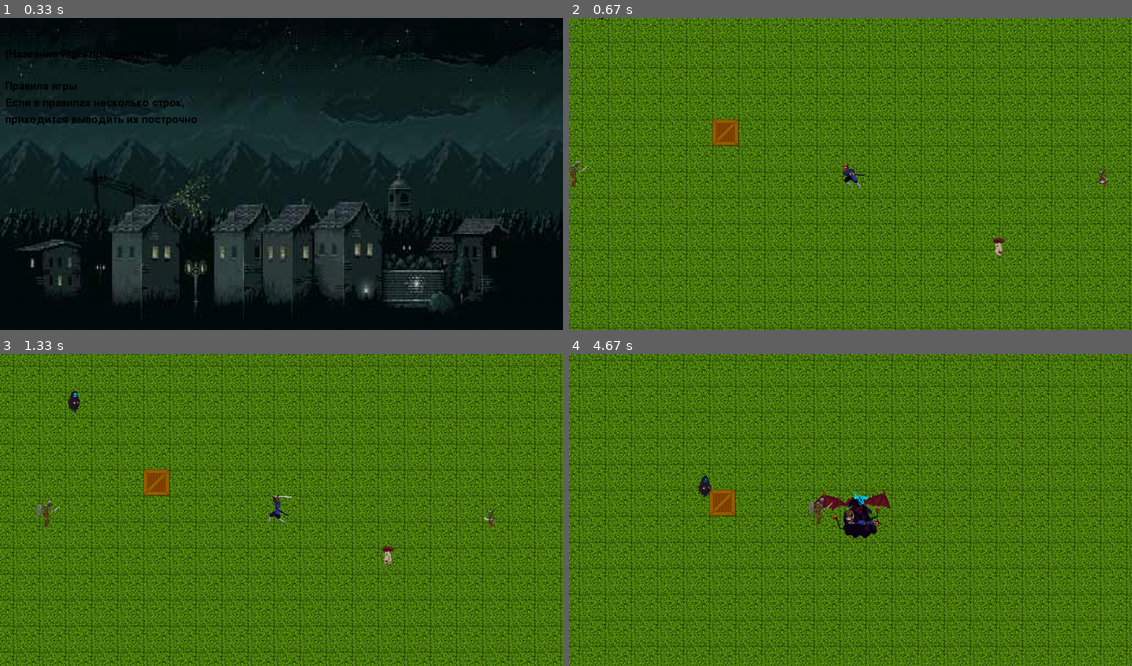
Above: before the commit, frames 1-4 (two rows, left to right).
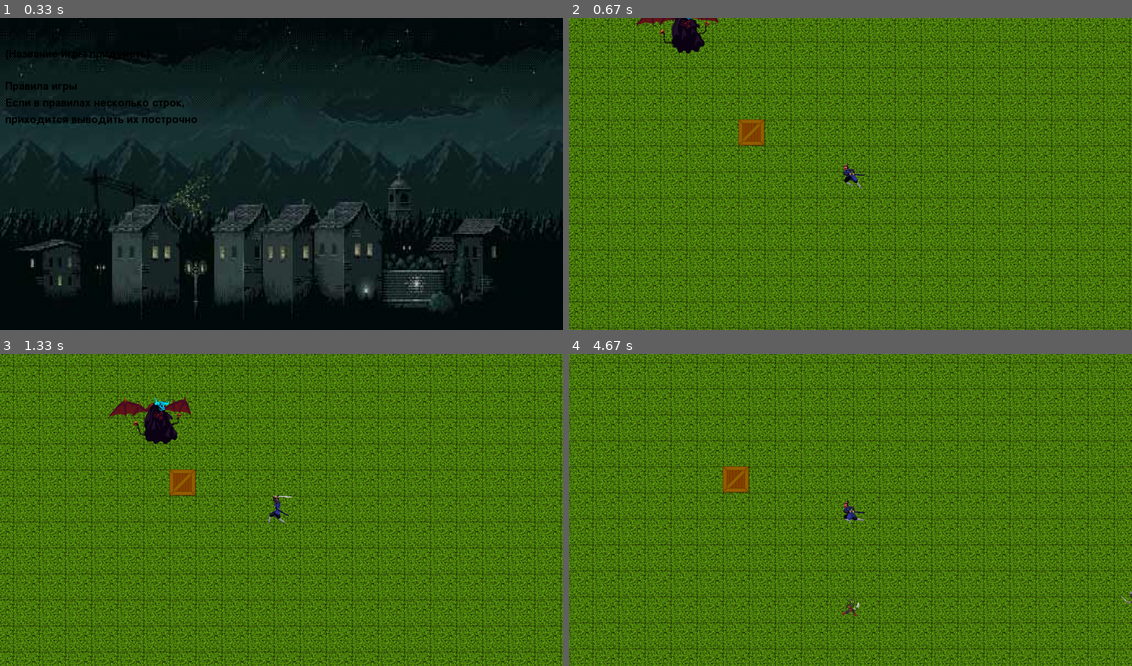
Above: after the commit, the same moments.

Repository: Saricie/pygame_yl
Game: pygame game, started from shitty_hack'n'slash.py
Two runs of this game, one before a commit and one after it. Both use one fixed random seed, a clock stepped at 60 frames per second and the inputs below.
Inputs (mouse positions are in pixels of both pictures, inside the frame that each line leads up to):
- Up to frame 1 (0.33 s): no input
- Up to frame 2 (0.67 s): hold Right from 0.33 s (still down); move the mouse to (827, 186) at 0.37 s
- Up to frame 3 (1.33 s): release Right at 0.8 s; click (287, 528) at 0.88 s; hold Up from 1.17 s (still down); click (146, 513) at 1.25 s
- Up to frame 4 (4.67 s): release Up at 1.47 s; hold Right 1.5-1.97 s; click (675, 463) at 1.58 s; hold Left 2-2.53 s; click (934, 400) at 2.08 s; hold Down 2.57-2.87 s; click (918, 538) at 2.65 s; hold Left 2.9-3.3 s; click (861, 403) at 2.98 s; hold Up 3.33-3.7 s; click (647, 500) at 3.42 s; hold Right 3.73-4.37 s; click (856, 541) at 3.82 s; hold Down from 4.4 s (still down); click (833, 456) at 4.48 s

Frame 1 is identical in both runs. In frame 2, 1.7% of the frame differs, in the area x 0-96%, y 0-77%; in frame 3, 2.1%; in frame 4, 52%, in the area x 0-100%, y 0-100%.

Commit message:
Класс Border

Diff:
--- a/data/map2.txt
+++ b/data/map2.txt
@@ -6,21 +6,21 @@
 .
 .
 .
-................d
+................
 .
 .
 .
-.............h
+.............d
 .
 .
 .
 .
 .
-...........s.......#..M..........g
+..........g.......#.M..........s
 .
 .
 .
-.............................m
+.............................
 .
 .
 .
--- a/shitty_hack'n'slash.py
+++ b/shitty_hack'n'slash.py
@@ -1,4 +1,5 @@
 import pygame
+# import pygame_gui
 import os
 import sys
 
@@ -10,6 +11,23 @@
         self.image = tile_images[tile_type]
         self.rect = self.image.get_rect().move(
             TILE_WIDTH * pos_x, TILE_HEIGHT * pos_y)
+
+
+# BORDER
+class Border(pygame.sprite.Sprite): # ttt
+    # строго вертикальный или строго горизонтальный отрезок
+    def __init__(self, x1, y1, x2, y2):
+        super().__init__(all_sprites, all_borders)
+        if x1 == x2:  # вертикальная стенка
+            self.add(vertical_borders)
+            self.image = pygame.Surface([1, y2 - y1])
+            self.image.fill((255, 255, 255))
+            self.rect = pygame.Rect(x1, y1, 1, y2 - y1)
+        else:  # горизонтальная стенка
+            self.add(horizontal_borders)
+            self.image = pygame.Surface([x2 - x1, 1])
+            self.image.fill((255, 255, 255))
+            self.rect = pygame.Rect(x1, y1, x2 - x1, 1)
 
 
 # CHARACTER
@@ -58,28 +76,46 @@
     def move(self, movement):
         if movement == 'UP':
             self.rect.y -= self.speed
-            for wall in walls_group:
-                if pygame.sprite.collide_mask(self, wall):
-                    self.rect.y += self.speed
-                    break
+            ''''if not pygame.sprite.spritecollide(self, horizontal_borders, False):
+                for border in horizontal_borders:
+                    if not pygame.sprite.collide_mask(self, border):
+                        self.rect.y -= self.speed
+                for wall in walls_group:
+                    if pygame.sprite.collide_mask(self, wall):
+                        self.rect.y += self.speed
+                        break
+            else:
+                self.rect.y += self.speed'''
         if movement == 'DOWN':
             self.rect.y += self.speed
-            for wall in walls_group:
-                if pygame.sprite.collide_mask(self, wall):
-                    self.rect.y -= self.speed
-                    break
+            '''if not pygame.sprite.spritecollide(self, horizontal_borders, False):
+                self.rect.y += self.speed
+                for wall in walls_group:
+                    if pygame.sprite.collide_mask(self, wall):
+                        self.rect.y -= self.speed
+                        break
+            else:
+                self.rect.y -= self.speed'''
         if movement == 'RIGHT':
             self.rect.x += self.speed
-            for wall in walls_group:
-                if pygame.sprite.collide_mask(self, wall):
-                    self.rect.x -= self.speed
-                    break
+            '''if not pygame.sprite.spritecollide(self, vertical_borders, False):
+                self.rect.x += self.speed
+                for wall in walls_group:
+                    if pygame.sprite.collide_mask(self, wall):
+                        self.rect.x -= self.speed
+                        break
+            else:
+                self.rect.x -= self.speed'''
         if movement == 'LEFT':
             self.rect.x -= self.speed
-            for wall in walls_group:
-                if pygame.sprite.collide_mask(self, wall):
-                    self.rect.x += self.speed
-                    break
+            '''if not pygame.sprite.spritecollide(self, vertical_borders, False):
+                self.rect.x -= self.speed
+                for wall in walls_group:
+                    if pygame.sprite.collide_mask(self, wall):
+                        self.rect.x += self.speed
+                        break
+            else:
+                self.rect.x += self.speed'''
 
     def taking_hit(self):
         if not self.death:
@@ -464,8 +500,9 @@
             level_map = [line.strip() for line in mapFile]
 
         max_width = max(map(len, level_map))
-
-        return list(map(lambda x: x.ljust(max_width, '.'), level_map))
+        max_height = len(level_map)
+
+        return list(map(lambda x: x.ljust(max_width, '.'), level_map)), max_width, max_height
     except Exception:
         print('Неправильный файл')
         terminate()
@@ -488,19 +525,23 @@
                 new_player = MartialHero(x, y)
             elif level[y][x] == 'm':
                 Tile('empty', x, y)
-                monsters.append(Mushroom(x, y))
+                monsters.append((Mushroom, x, y))
             elif level[y][x] == 'g':
                 Tile('empty', x, y)
-                monsters.append(Goblin(x, y))
+                monsters.append((Goblin, x, y))
             elif level[y][x] == 's':
                 Tile('empty', x, y)
-                monsters.append(Skeleton(x, y))
+                monsters.append((Skeleton, x, y))
             elif level[y][x] == 'h':
                 Tile('empty', x, y)
-                monsters.append(Ghost(x, y))
+                monsters.append((Ghost, x, y))
             elif level[y][x] == 'd':
                 Tile('empty', x, y)
-                monsters.append(Demon(x, y))
+                Demon(x, y)
+    Border(0, 0, TOTAL_WIDTH, 0)
+    Border(0, TOTAL_HEIGHT, TOTAL_WIDTH, TOTAL_HEIGHT)
+    Border(0, 0, 0, TOTAL_HEIGHT)
+    Border(TOTAL_WIDTH, 0, TOTAL_WIDTH, TOTAL_HEIGHT)
     return new_player, x, y, monsters
 
 
@@ -736,9 +777,12 @@
     # SPRITE GROUPS
     all_sprites = pygame.sprite.Group()
 
-    # tiles groups
+    # tiles and borders groups
     tiles_group = pygame.sprite.Group()
     walls_group = pygame.sprite.Group()
+    horizontal_borders = pygame.sprite.Group()
+    vertical_borders = pygame.sprite.Group()
+    all_borders = pygame.sprite.Group()
 
     # characters groups
     characters_group = pygame.sprite.Group()
@@ -750,10 +794,17 @@
     pl_bullets_group = pygame.sprite.Group()
     en_bullets_group = pygame.sprite.Group()
 
+    # LOADING MAP AND PLAYER INITIALIZATION
+    level_map, max_width, max_height = load_level('map2.txt')
+
     # CONSTANTS
     TILE_WIDTH = TILE_HEIGHT = 50
+    TOTAL_WIDTH = TILE_WIDTH * max_width
+    TOTAL_HEIGHT = TILE_HEIGHT * max_height
     PL_SPEED = 3
     M_SPEED = 2
+
+    player, level_x, level_y, monsters = generate_level(level_map)
 
     # time
     FPS = 60
@@ -762,10 +813,6 @@
 
     # CAMERA INITIALIZATION
     camera = Camera()
-
-    # LOADING MAP AND PLAYER INITIALIZATION
-    level_map = load_level('map2.txt')
-    player, level_x, level_y, monsters = generate_level(level_map)
 
     # MENU
     menu()
@@ -845,6 +892,11 @@
         for sprite in all_sprites:
             camera.apply(sprite)
 
+        # monsters spawn
+        if iteration % 150 == 0 and len(monsters_group) <= 6 and player.is_alive():
+            for M, x, y in monsters:
+                M(x, y)
+
         # iteration and updating
         screen.fill((0, 0, 0))
 
